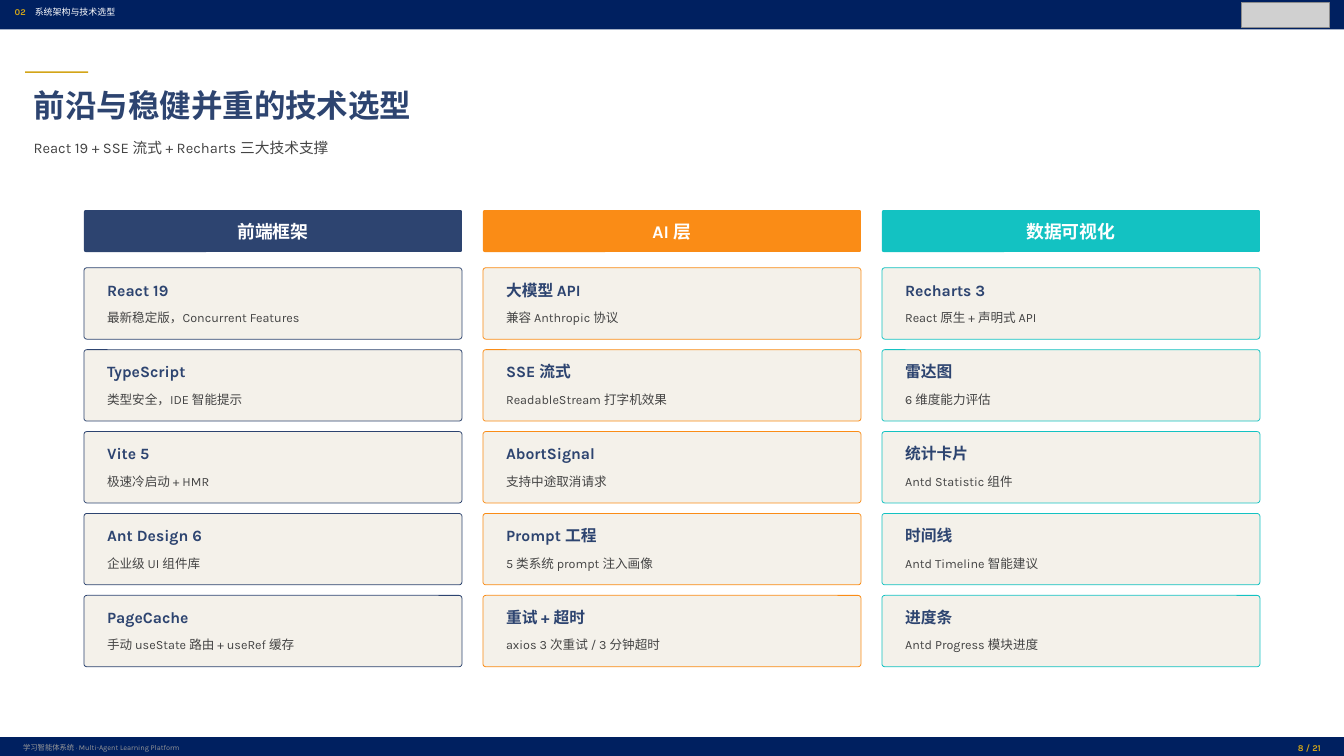
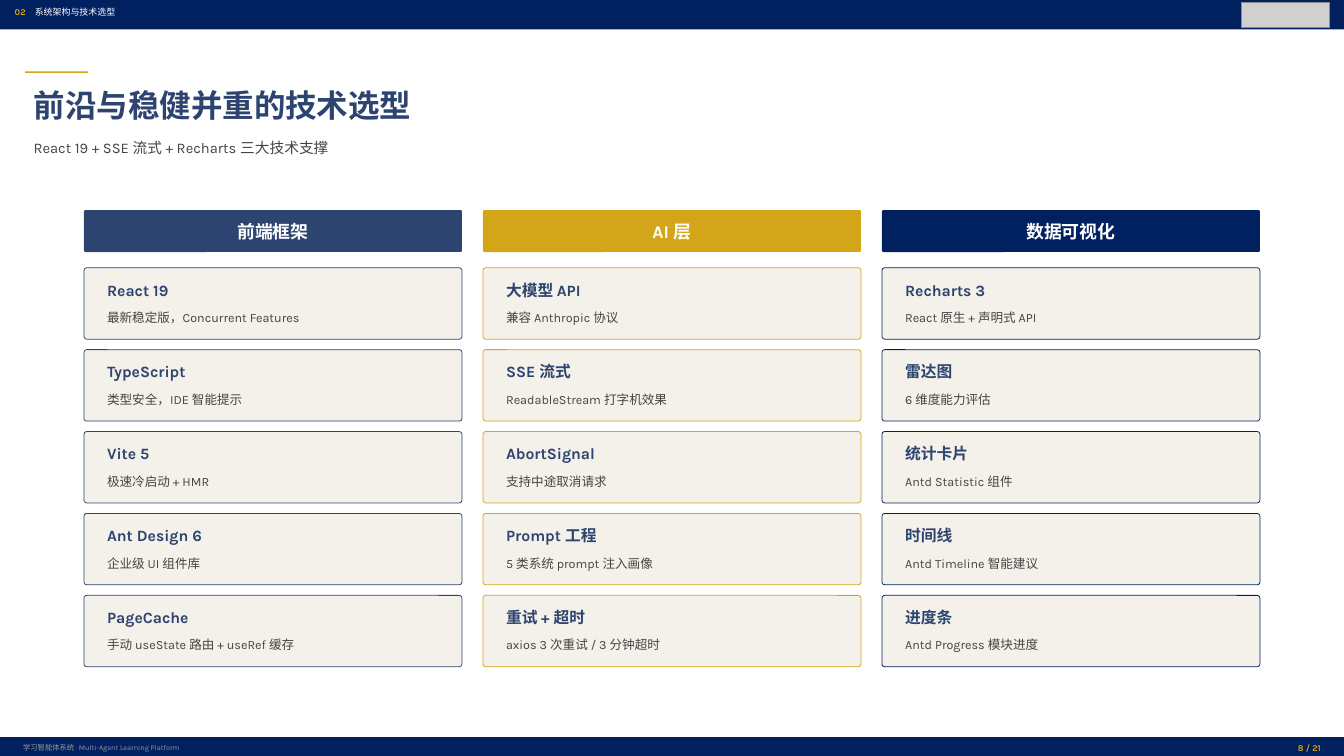
Before and after one commit to DanoAndHolidays/cnsoftbei, a slide deck: slide 8 of ppt/output/学习智能体系统_汇报PPT.pptx. Drawn at 1344x756 pixels with LibreOffice and Linux fonts; fonts in the diff are those of the drawing; grey boxes stand for pictures. Boxes give left, top, right and bottom in pixels: in the first picture for what was removed or moved away, otherwise in the second. Text is boxed around its words. In the diff, an @@ line names an element or a change of style, - is before the commit and + after.

Commit message:
fix(ppt): catch remaining literal color references in tuple 3rd-element pattern
The Task 14 sed only matched color='...' keyword args. Tuple 3rd-element
patterns like ('name', 'desc', '#FA8C16') slipped through. Apply extended
sed to catch all positional patterns, including multi-space separators.

Also catch:
- fill='#FA8C16' / border='#722ED1' keyword args
- 4-elem tuples like (Pt(320), 'name', '#FA8C16', 'desc')
- accent_color='#13C2C2' in add_page_title calls
- '#1890FF' (Ant Design blue) in s05

Result: all 21 slides regenerated, 0 unexpected text colors.

```diff
--- a/ppt/output/学习智能体系统_汇报PPT.pptx
+++ b/ppt/output/学习智能体系统_汇报PPT.pptx
@@ rounded rectangle at [483,210,861,252]: fill #FA8C16 to #D3A518 @@
@@ rounded rectangle at [882,210,1260,252]: fill #13C2C2 to #002060 @@
@@ outline #FA8C16 0.75 pt to #D3A518 0.75 pt in 5 elements at [483,268,861,339], [483,349,861,420], [483,432,861,503], [483,513,861,584], [483,596,861,667] @@
@@ outline #13C2C2 0.75 pt to #002060 0.75 pt in 5 elements at [882,268,1260,339], [882,349,1260,420], [882,432,1260,503], [882,513,1260,584], [882,596,1260,667] @@
```
Also in this commit, not shown: 8 other slides changed, 31 other files.
